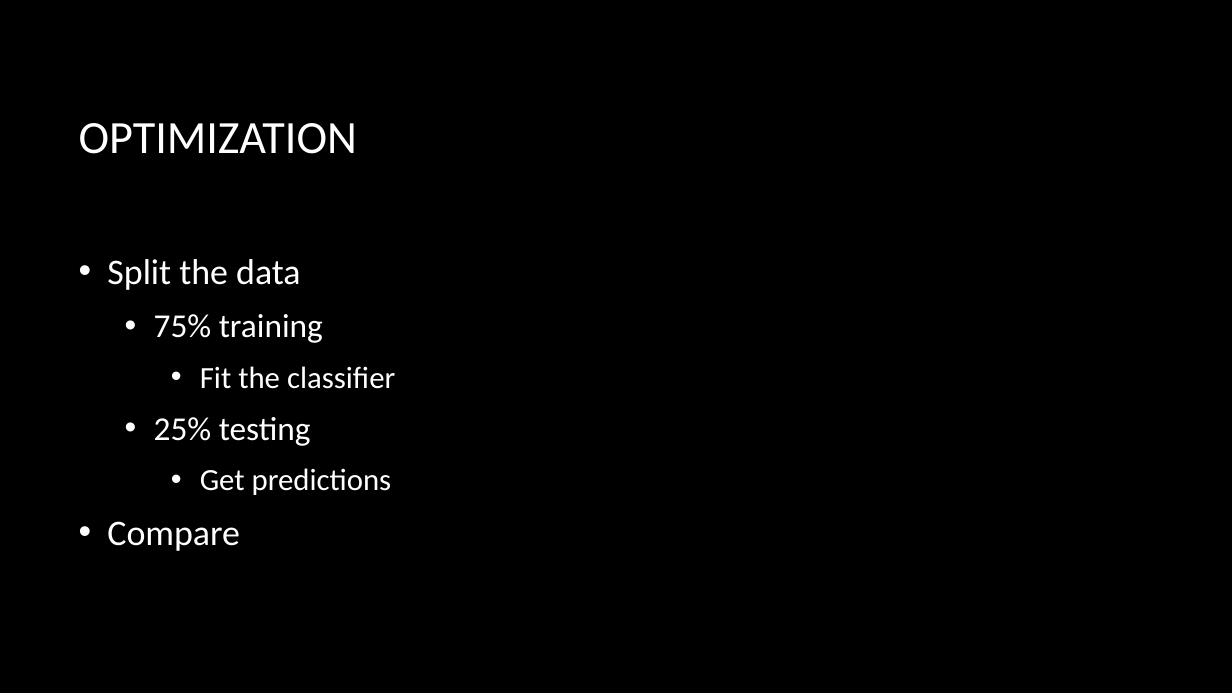
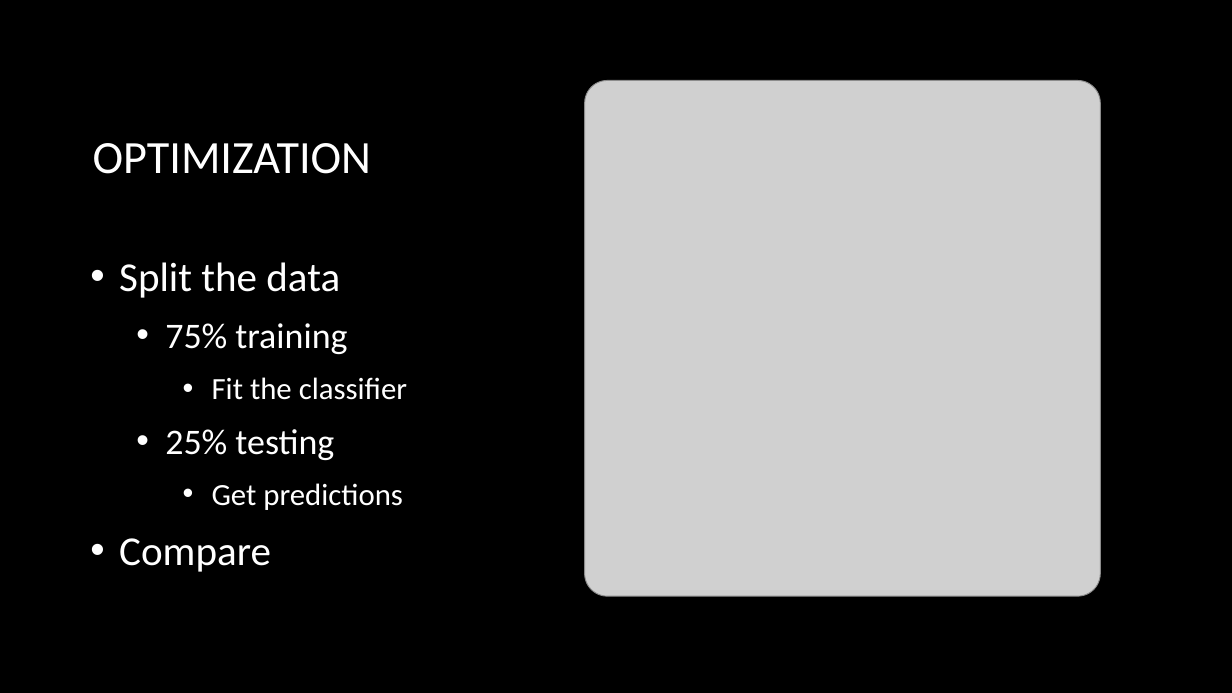
Before and after one commit to Smiley248/nasaspring, a slide deck: slide 12 of Presentations/NASA/NASA presentation.pptx (slide 15 before the commit). Drawn at 1232x693 pixels with LibreOffice and Linux fonts; fonts in the diff are those of the drawing; grey boxes stand for pictures; background and template pictures are left out. Boxes give left, top, right and bottom in pixels: in the first picture for what was removed or moved away, otherwise in the second. Text is boxed around its words. In the diff, an @@ line names an element or a change of style, - is before the commit and + after.

```diff
--- a/Presentations/NASA/NASA presentation.pptx
+++ b/Presentations/NASA/NASA presentation.pptx
@@ title "OPTIMIZATION" moved from (x1=79, y1=123, x2=357, y2=154) to (x1=93, y1=143, x2=371, y2=174) @@
@@ picture added at (x1=585, y1=80, x2=1101, y2=596) @@
@@ text "Split the data" moved from (x1=107, y1=259, x2=395, y2=551) to (x1=119, y1=262, x2=407, y2=572) @@
@@ text at (x1=119, y1=262, x2=347, y2=572): size 28 to 32 pt in "Split the data", "Compare"; size 26 to 28 pt in "75% training", "25% testing" @@
```
Also in this commit, not shown: 6 other slides changed, 4 slides added, 2 slides removed.
